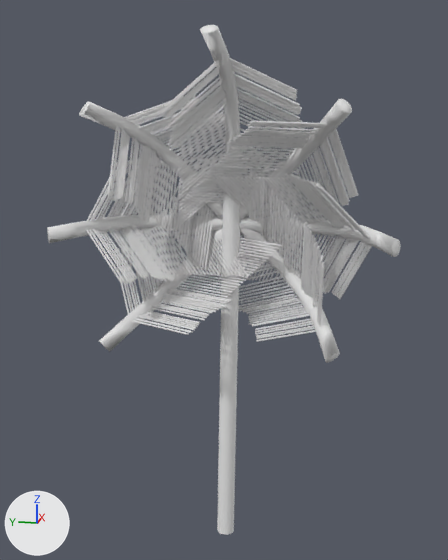
An edit to the FBX model Assets/Models/fbx/IslandTree.fbx, drawn before and after from the same camera.
Both versions are drawn from a 50 mm lens placed at (-33.1, -6.3, 23.6), pointed at (1.0, 0.5, 15.1). Arrows for +X, +Y and +Z are at lower left; the lights stay in place. Materials are left out; every surface is plain grey. Where no turn or scale is listed for an object, it has been applied to the vertices.

The first picture shows 'Base', 'b1', 'b1.001', 'b1.002', 'b1.003', 'b1.004', 'b1.005', 'b1.006'.
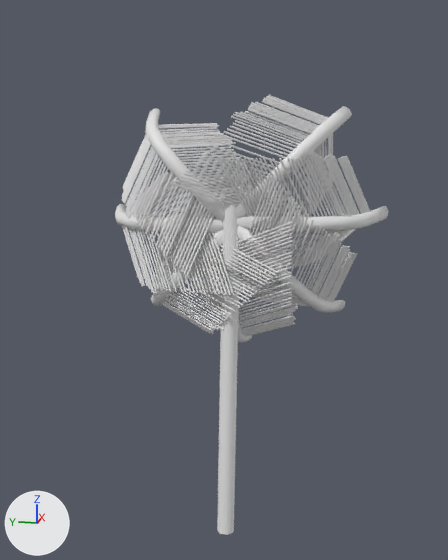
Commit message: Changed tree.

The edits, one by one:
me_cylinder_004 has 5984 vertices, 3254 faces and spans x -34.6..8.5, y -12.9..12.7, z -2.0..6.8.
me_cylinder_004 is used by ob_b1_004; location (0.45, 1.16, 17.78); rotation (-0.0696, 0.356, -0.382), in degrees (-4, 20, -22); scale (0.25, 0.25, 1.0).
me_cylinder_004 part 1: the whole mesh is moved by (-0.7, 4.2, -0.6).
Object 'b1.004' (ob_b1_004) moves from (0.45, 1.16, 17.78) to (1.12, 0.02, 18.35).
Object 'b1.004' (ob_b1_004) turns from (-4, 20, -22) to (-4, -160, 22) degrees about x, y and z.
Object 'b1.003' (ob_b1_003) moves from (0.45, -1.08, 17.56) to (1.12, -0.06, 18.5).
Object 'b1.003' (ob_b1_003) turns from (-86, -20, -22) to (-86, 160, 22) degrees about x, y and z.
Object 'b1.005' (ob_b1_005) moves from (0.45, -0.36, 19.64) to (1.12, -0.01, 18.44).
Object 'b1.005' (ob_b1_005) turns from (135, 0, 30) to (-45, 0, 150) degrees about x, y and z.
Object 'b1' (ob_b1) moves from (0.45, 1.29, 19.64) to (1.12, 0.08, 18.4).
Object 'b1' (ob_b1) turns from (45, 30, 0) to (45, -150, 0) degrees about x, y and z.
Object 'b1.006' (ob_b1_006) moves from (0.45, 0.12, 17.07) to (1.12, 0.0, 18.37).
Object 'b1.006' (ob_b1_006) turns from (-45, 0, -30) to (-45, -180, 30) degrees about x, y and z.
Object 'b1.001' (ob_b1_001) moves from (0.45, 0.71, 19.64) to (1.12, -0.04, 18.41).
Object 'b1.001' (ob_b1_001) turns from (94, 20, 22) to (-86, -20, 158) degrees about x, y and z.
Object 'b1.002' (ob_b1_002) moves from (0.45, -1.08, 19.64) to (1.12, 0.0, 18.43).
Object 'b1.002' (ob_b1_002) turns from (176, -20, 22) to (-4, 20, 158) degrees about x, y and z.

Changed parts and their boxes (x1, y1, x2, y2) in the pictures (448 x 560 px; the box of a moved part takes in the faces that stretch with it):
'b1.002', moved, turned: before (190, 168, 340, 363); after (173, 95, 352, 259)
'b1.003', moved, turned: before (99, 166, 282, 352); after (121, 108, 278, 277)
'b1.001', moved, turned: before (182, 99, 358, 254); after (216, 174, 357, 312)
'b1', moved, turned: before (161, 25, 304, 225); after (190, 210, 298, 342)
'b1.004', moved, turned: before (79, 96, 282, 270); after (151, 188, 279, 334)
'b1.005', moved, turned: before (212, 173, 401, 299); after (217, 151, 388, 270)
'b1.006', moved, turned: before (47, 157, 249, 284); after (115, 172, 245, 295)
part 1 of me_cylinder_004, moved or reshaped: before (47, 25, 401, 363); after (115, 95, 388, 342)
